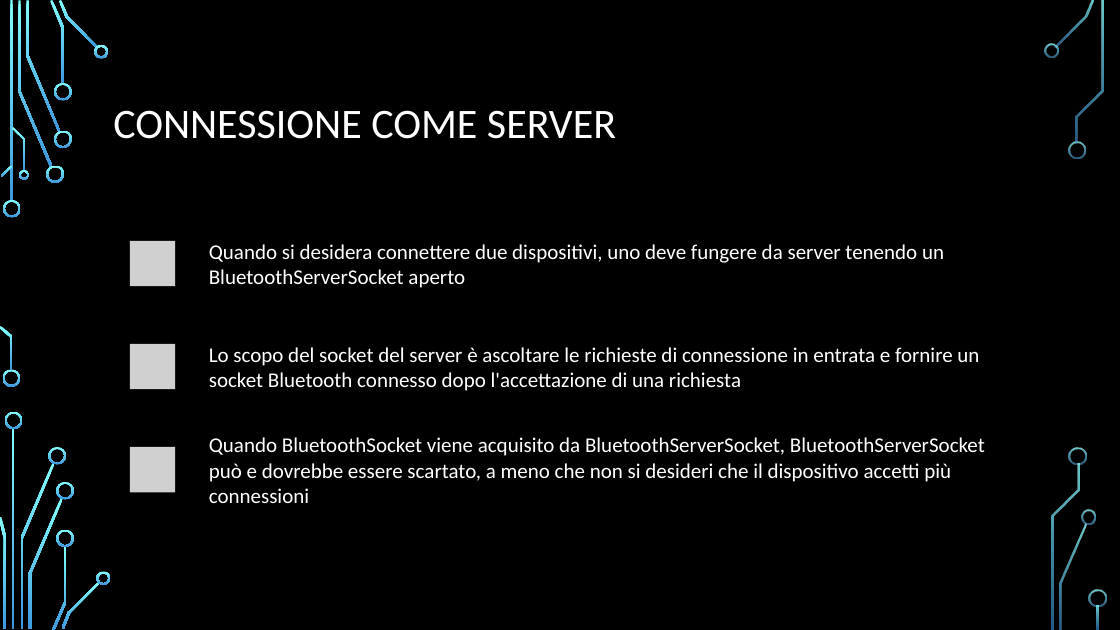
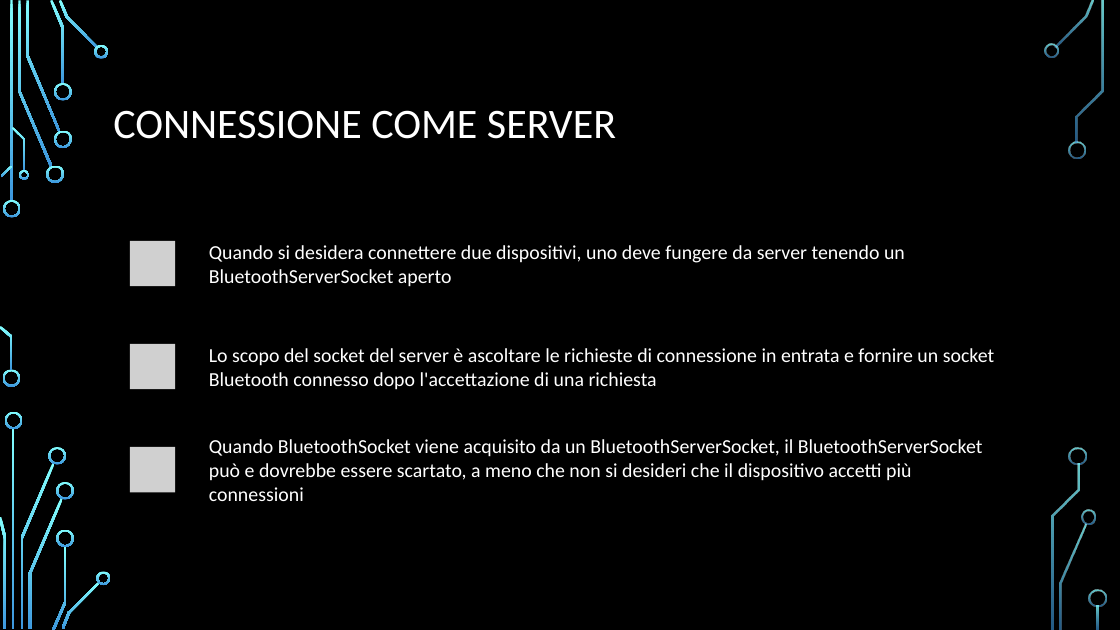
Before and after one commit to FNX-hub/ProgettoMP, a slide deck: slide 28 of Bluetooth.pptx (slide 14 before the commit). Drawn at 1120x630 pixels with LibreOffice and Linux fonts; fonts in the diff are those of the drawing; grey boxes stand for pictures; background and template pictures are left out. Boxes give left, top, right and bottom in pixels: in the first picture for what was removed or moved away, otherwise in the second. Text is boxed around its words. In the diff, an @@ line names an element or a change of style, - is before the commit and + after.

```diff
--- a/Bluetooth.pptx
+++ b/Bluetooth.pptx
@@ text "Quando si desidera connettere due ..." at <box>209,245,905,287</box>: size 18 to 17 pt @@
@@ text "Lo scopo del socket del ..." at <box>209,348,994,390</box>: size 18 to 17 pt @@
@@ text at <box>209,439,983,501</box>: text changed; size 18 to 17 pt @@
-Quando BluetoothSocket viene acquisito da BluetoothServerSocket, BluetoothServerSocket può e dovrebbe essere scartato, a meno che non si desideri che il dispositivo accetti più connessioni
+Quando BluetoothSocket viene acquisito da un BluetoothServerSocket, il BluetoothServerSocket può e dovrebbe essere scartato, a meno che non si desideri che il dispositivo accetti più connessioni
```
Also in this commit, not shown: 6 other slides changed, 14 slides added, 1 slide removed.
